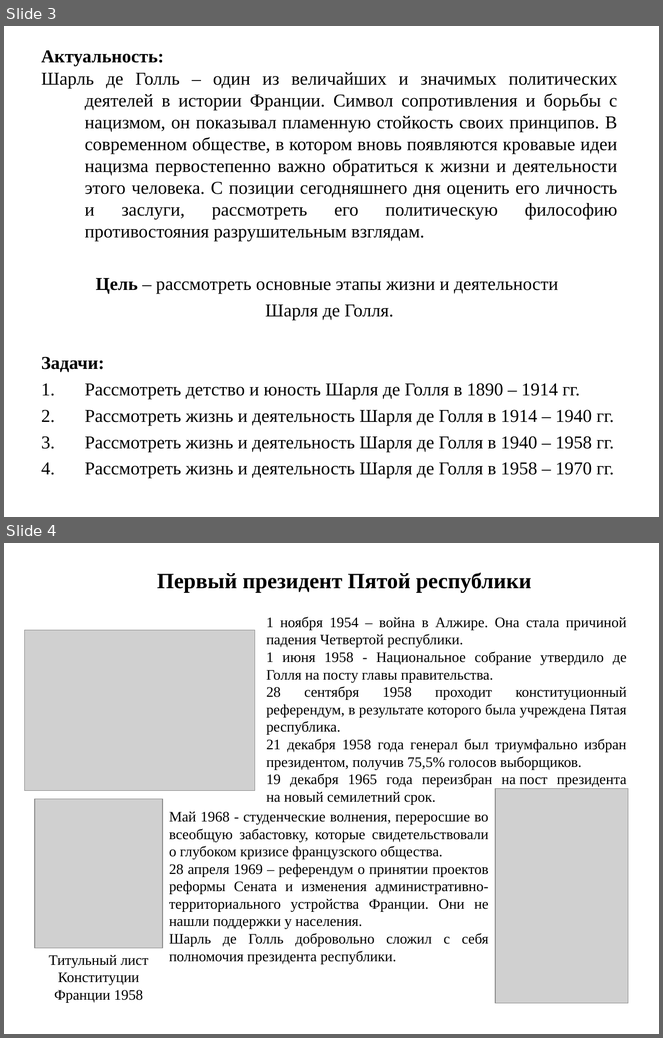
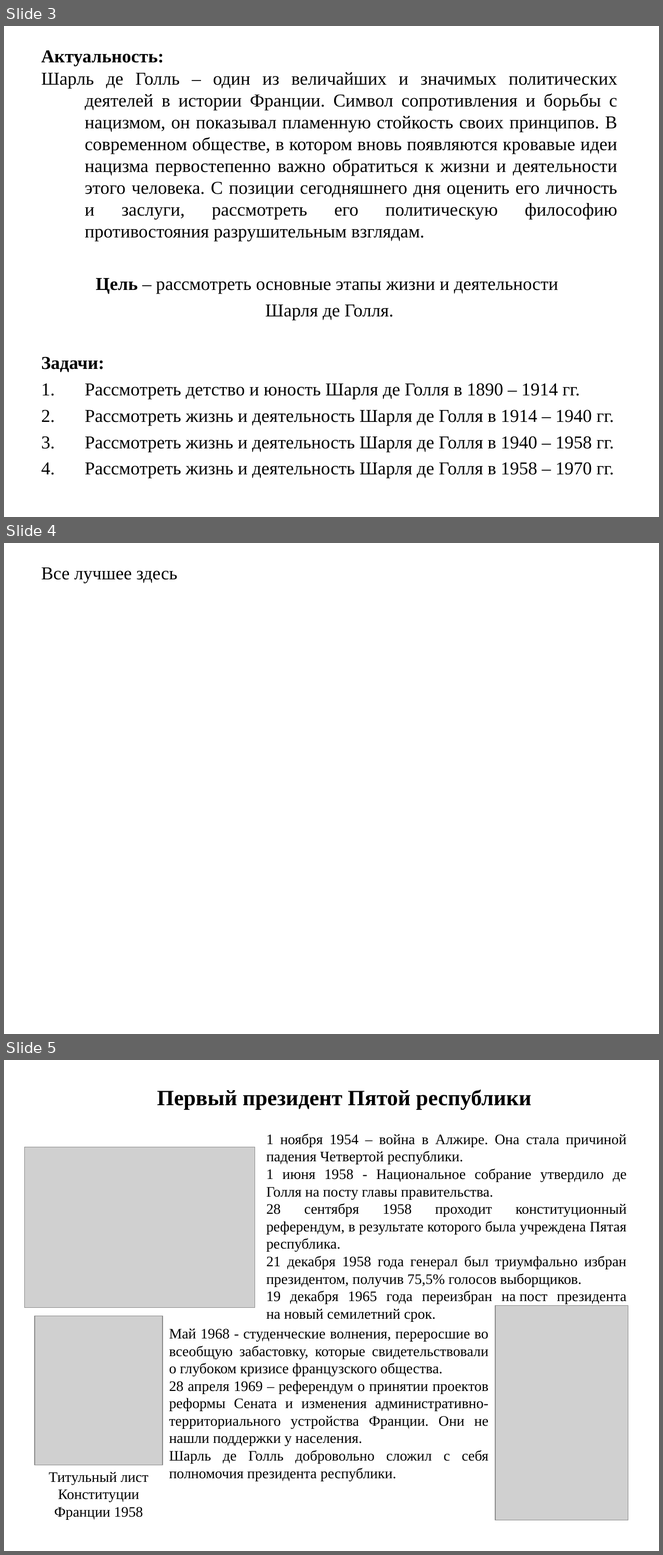
Before and after one commit to Dolig03/Dolig, a slide deck: ДолотовКовалевЛукановОгдин=ПМФ11=ДеГолль=220422.ppt. Shown one above the other, each under a label of ours: slides 3 and 4 before the commit, slides 3, 4 and 5 after it. The pictures are 663x1038 and 663x1555 pixels, drawn with LibreOffice and Linux fonts; fonts in the diff are those of the drawing; grey boxes stand for pictures; background and template pictures are left out. Boxes give left, top, right and bottom in pixels: in the first picture for what was removed or moved away, otherwise in the second. Text is boxed around its words. In the diff, an @@ line names an element or a change of style, - is before the commit and + after.

```diff
--- a/ДолотовКовалевЛукановОгдин=ПМФ11=ДеГолль=220422.ppt
+++ b/ДолотовКовалевЛукановОгдин=ПМФ11=ДеГолль=220422.ppt
@@ slide 4 added at bbox=[4, 543, 659, 1034], background picture (left out) @@
@@ text added at bbox=[41, 567, 178, 584], 20 pt, text #000000 @@
+Все лучшее здесь
@@ what was slide 4 is now slide 5 @@
```
